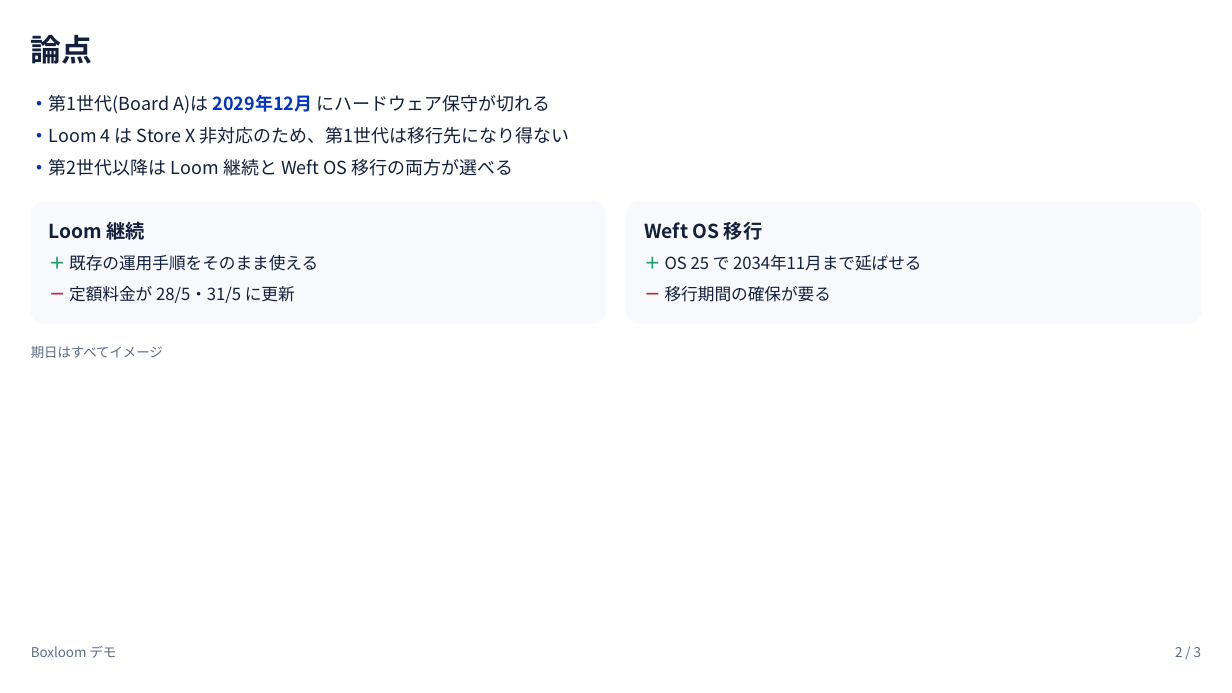
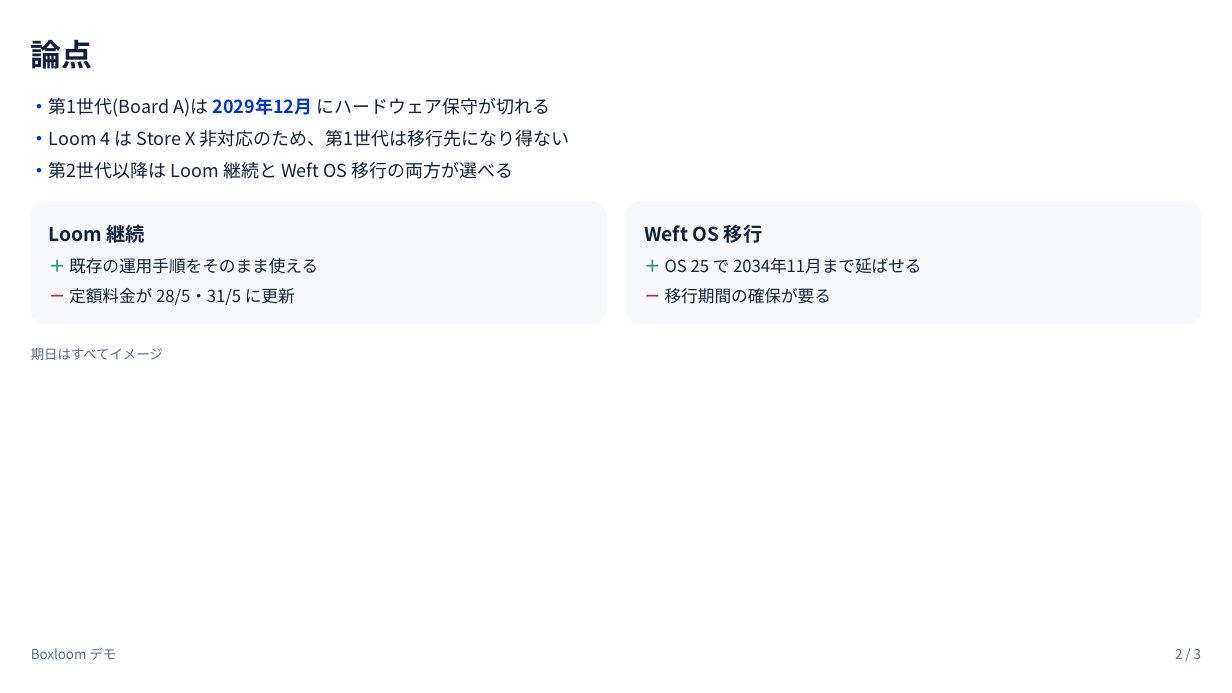
Before and after one commit to tjst-t/boxloom, a slide deck: slide 2 of boxloom/out/demo-deck.pptx. Drawn at 1232x693 pixels with LibreOffice and Linux fonts; fonts in the diff are those of the drawing. Boxes give left, top, right and bottom in pixels: in the first picture for what was removed or moved away, otherwise in the second. Text is boxed around its words. In the diff, an @@ line names an element or a change of style, - is before the commit and + after.

```diff
--- a/boxloom/out/demo-deck.pptx
+++ b/boxloom/out/demo-deck.pptx
@@ text "論点" at box(31, 39, 93, 69): line spacing 1 to 32.4pt @@
@@ line spacing 1 to 18.9pt in 3 elements at box(31, 97, 550, 117), box(31, 130, 570, 147), box(31, 162, 514, 179) @@
@@ text "Loom 継続" at box(49, 221, 145, 247): line spacing 1 to 20.2pt @@
@@ text "Weft OS 移行" at box(644, 224, 762, 243): line spacing 1 to 20.2pt @@
@@ line spacing 1 to 17.6pt in 4 elements at box(69, 258, 318, 274), box(69, 288, 295, 305), box(665, 258, 922, 274), box(665, 288, 831, 304) @@
@@ line spacing 1 to 14.2pt in 3 elements at box(31, 348, 163, 360), box(31, 647, 117, 660), box(1175, 649, 1201, 659) @@
```
Also in this commit, not shown: 2 other slides changed, 8 other files.
